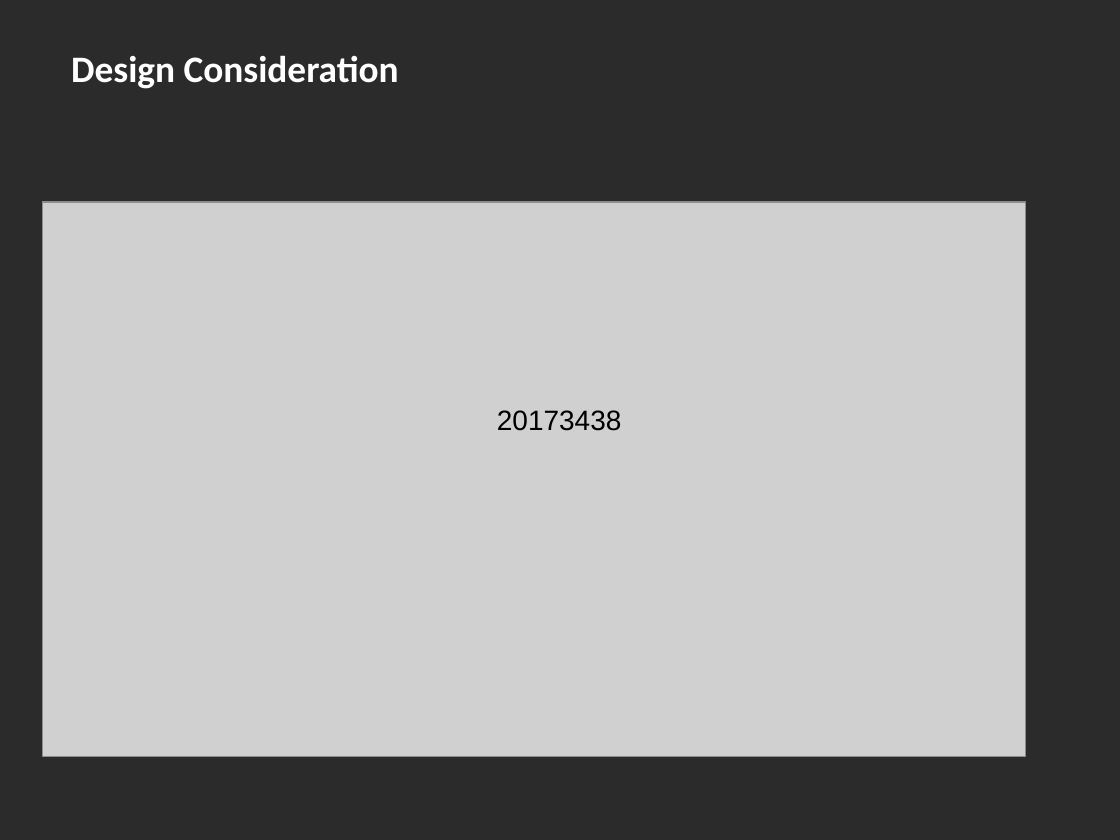
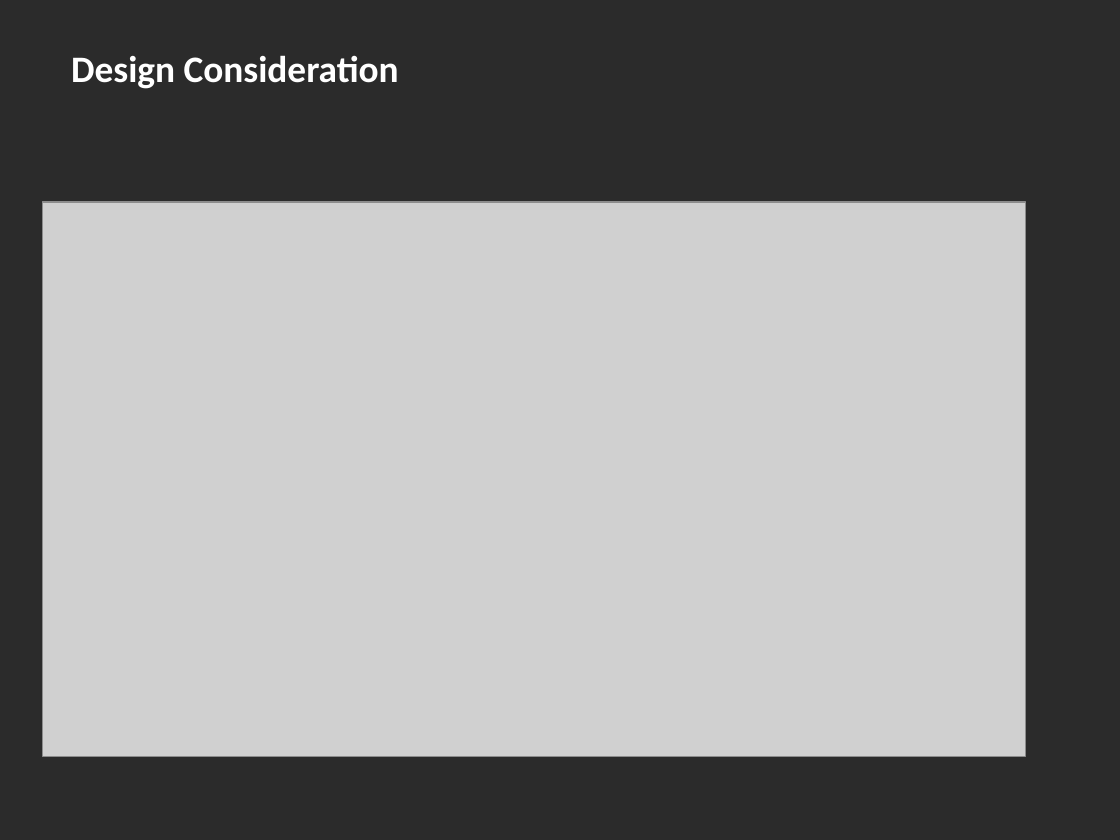
Before and after one commit to Nathlmt/TKXDPM.20201-19, a slide deck: slide 11 of Final Project/Design/Slide.pptx. Drawn at 1120x840 pixels with LibreOffice and Linux fonts; fonts in the diff are those of the drawing; grey boxes stand for pictures; background and template pictures are left out; a plain dark background stands for a picture behind light text. Boxes give left, top, right and bottom in pixels: in the first picture for what was removed or moved away, otherwise in the second. Text is boxed around its words. In the diff, an @@ line names an element or a change of style, - is before the commit and + after.

```diff
--- a/Final Project/Design/Slide.pptx
+++ b/Final Project/Design/Slide.pptx
@@ text removed at [497,410,622,431] @@
-20173438
```
Also in this commit, not shown: 8 other files.
